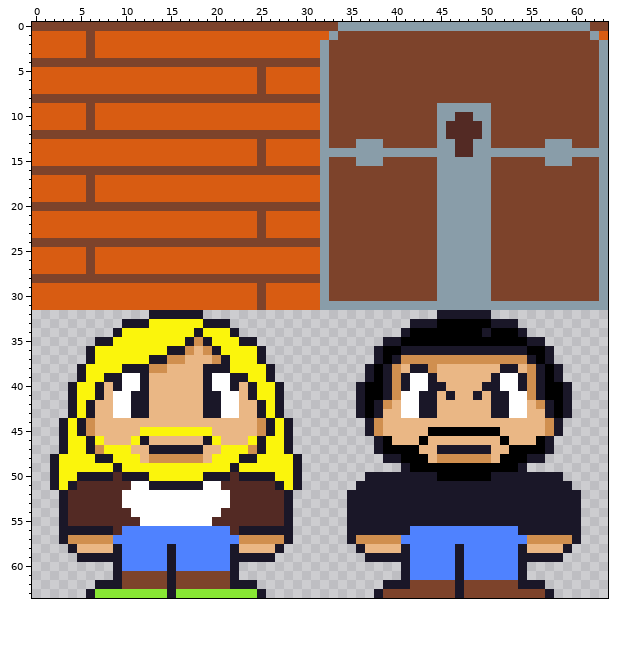
Two states of a pixel-art sprite, tiles.png. Above is the file before it was changed.
The file is 64x64 pixels.
Now the later version:
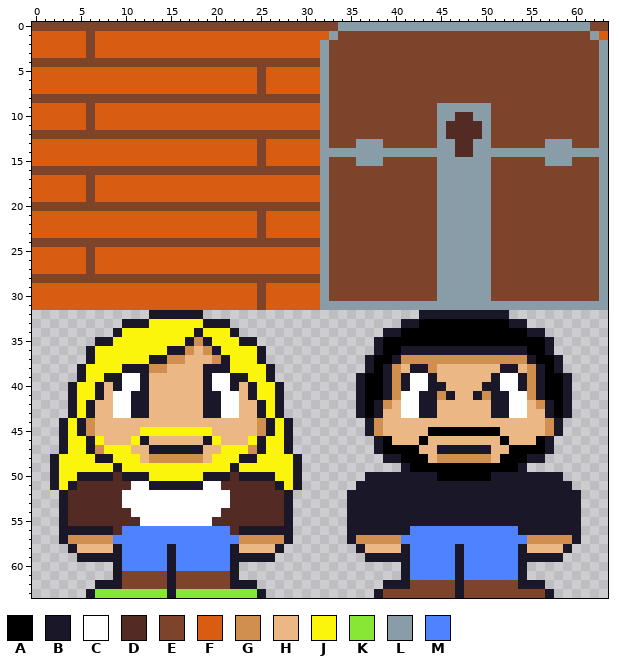
Palette (. is transparent): A #000000  B #1a1728  C #ffffff  D #532a24  E #7d432b  F #d85c12  G #d08f4f  H #eab785  J #fbf50c  K #88e634  L #899da9  M #4f82ff
The commit says: Tweak the burninator's hair
Changes in this commit:
The edit turns colour B into colour A in row 33 at x 43 to 44 and 51 to 52; in row 34 at x 41, 50 and 54; in row 35 at x 39 to 40 and 55 to 56; in row 37 at x 38 and 57; in row 39 at x 37 and 58.
There is now colour B in row 32 at x 43 to 44 and 51 to 52; in row 33 at x 41 and 54; in row 34 at x 39 to 40 and 55 to 56; in row 35 at x 38 and 57; in row 37 at x 37 and 58; in row 39 at x 36 and 59.
The edit turns colour H into colour G in row 41 at x 45 and 50.
